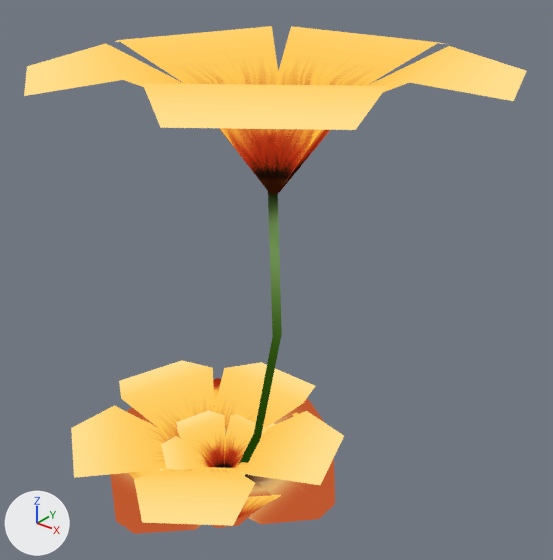
Renders of the glTF model frontend/public/models/stylized_flowers_stage5.glb from each side of a commit.
Rendered twice from a 50 mm camera at (3.56, -3.73, 4.58) aimed at (0.44, 0.17, 2.16). Arrows for +X, +Y and +Z are at lower left; the lights stay in place. Where no turn or scale is listed for an object, it has been applied to the vertices.

The older version as bpy lines, for what is in view:
```python
me_evil_flower_flowers_0 = bpy.data.meshes.new('Evil Flower_Flowers_0')
me_evil_flower_flowers_0.from_pydata(...)  # 18 vertices, 20 faces; spans x -0.75..0.77, y -0.76..0.75, z 0.02..0.68
me_evil_flower_flowers_0.materials.append(mat_flowers)
me_flower_layer_1_flowers_0 = bpy.data.meshes.new('Flower Layer 1_Flowers_0')
me_flower_layer_1_flowers_0.from_pydata(...)  # 70 vertices, 73 faces; spans x -1.07..1.07, y -1.07..1.07, z -0.03..0.57
me_flower_layer_1_flowers_0.materials.append(mat_flowers)
me_flower_layer_2_flowers_0 = bpy.data.meshes.new('Flower Layer 2_Flowers_0')
me_flower_layer_2_flowers_0.from_pydata(...)  # 74 vertices, 74 faces; spans x -1.31..1.07, y -1.08..1.1, z 0.0..0.71
me_flower_layer_2_flowers_0.materials.append(mat_flowers)
me_orange_flower_flowers_0 = bpy.data.meshes.new('Orange Flower_Flowers_0')
me_orange_flower_flowers_0.from_pydata(...)  # 22 vertices, 24 faces; spans x -1.07..1.07, y -1.07..1.07, z 0.0..0.55
me_orange_flower_flowers_0.materials.append(mat_flowers)
me_yellow_flower_stem_flowers_0 = bpy.data.meshes.new('Yellow Flower Stem_Flowers_0')
me_yellow_flower_stem_flowers_0.from_pydata(...)  # 39 vertices, 47 faces; spans x -0.9..2.1, y -1.47..1.38, z -0.05..3.8
me_yellow_flower_stem_flowers_0.materials.append(mat_flowers)
ob_stage1 = bpy.data.objects.new('Stage1', me_evil_flower_flowers_0)
ob_stage1.location = (0.0, 0.0, 0.0)
ob_stage2 = bpy.data.objects.new('Stage2', me_orange_flower_flowers_0)
ob_stage2.location = (0.0, 0.0, 0.0)
ob_stage3 = bpy.data.objects.new('Stage3', me_flower_layer_1_flowers_0)
ob_stage3.location = (0.0, 0.0, 0.0)
ob_stage4 = bpy.data.objects.new('Stage4', me_flower_layer_2_flowers_0)
ob_stage4.location = (0.0, 0.0, 0.0)
ob_stage5 = bpy.data.objects.new('Stage5', me_yellow_flower_stem_flowers_0)
ob_stage5.location = (0.0, 0.0, 0.0)
```
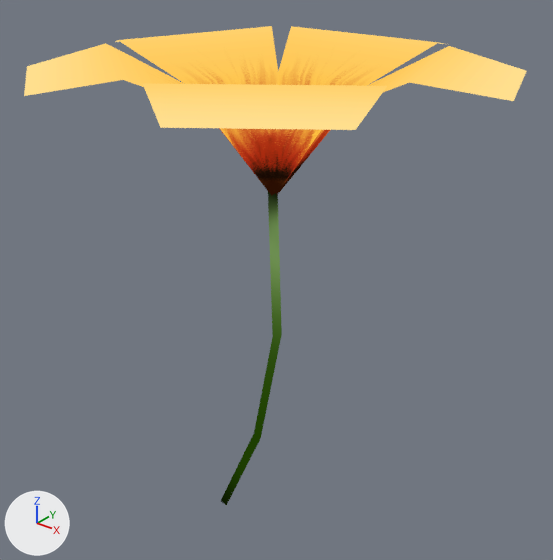
Location of each change, (x1, y1, x2, y2) in pixels of the pictures (553 x 560 px):
'Stage4', deleted: before (71, 360, 344, 530)
'Stage3', deleted: before (116, 406, 335, 534)
'Stage1', deleted: before (129, 378, 298, 519)
'Stage2', deleted: before (115, 484, 335, 531)

The change, as a list of edits to the scene's bpy script:
```text
Remove ob_stage3:
    ob_stage3 = bpy.data.objects.new('Stage3', me_flower_layer_1_flowers_0)
    ob_stage3.location = (0.0, 0.0, 0.0)
Remove ob_stage1:
    ob_stage1 = bpy.data.objects.new('Stage1', me_evil_flower_flowers_0)
    ob_stage1.location = (0.0, 0.0, 0.0)
Remove ob_stage2:
    ob_stage2 = bpy.data.objects.new('Stage2', me_orange_flower_flowers_0)
    ob_stage2.location = (0.0, 0.0, 0.0)
Remove ob_stage4:
    ob_stage4 = bpy.data.objects.new('Stage4', me_flower_layer_2_flowers_0)
    ob_stage4.location = (0.0, 0.0, 0.0)
```
